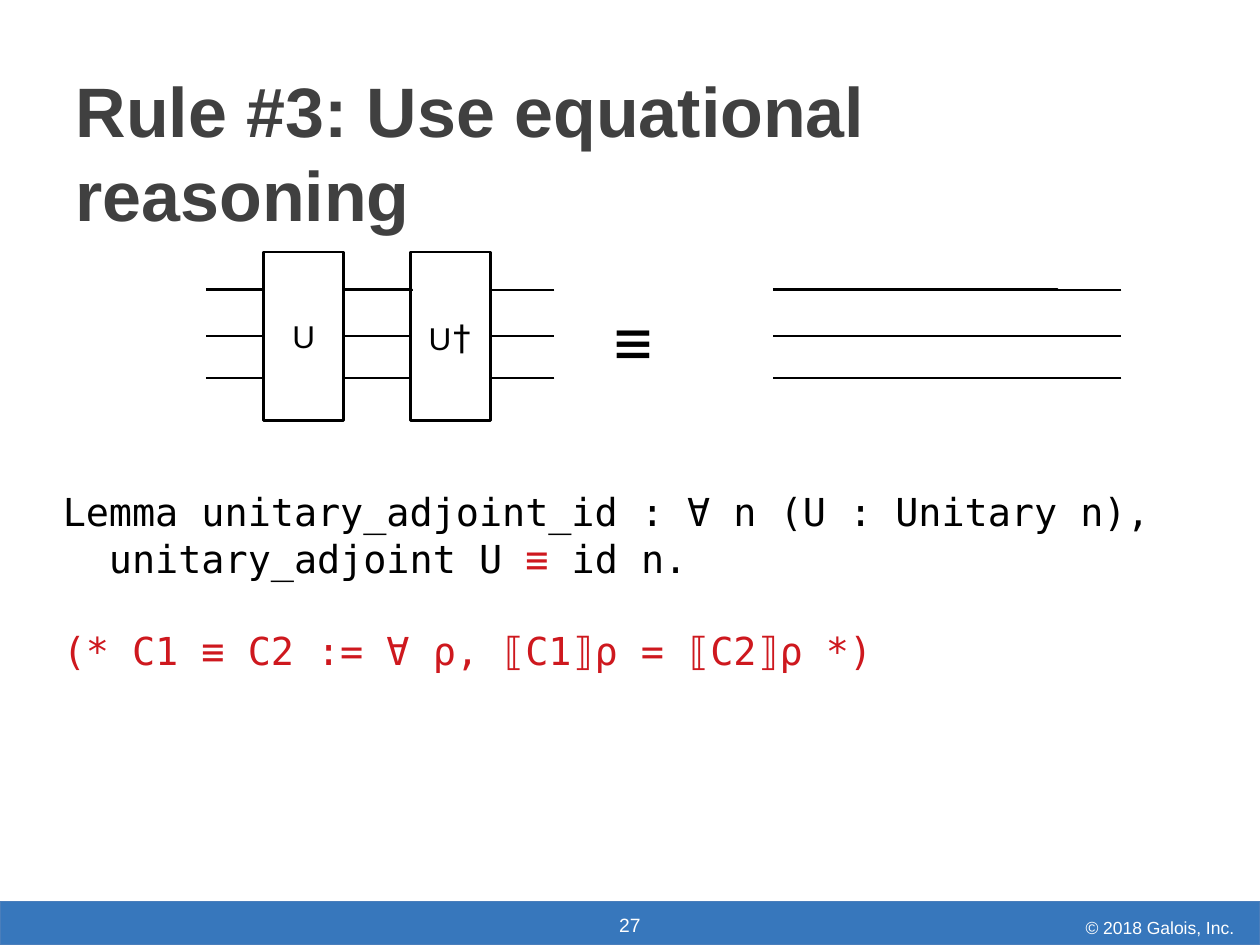
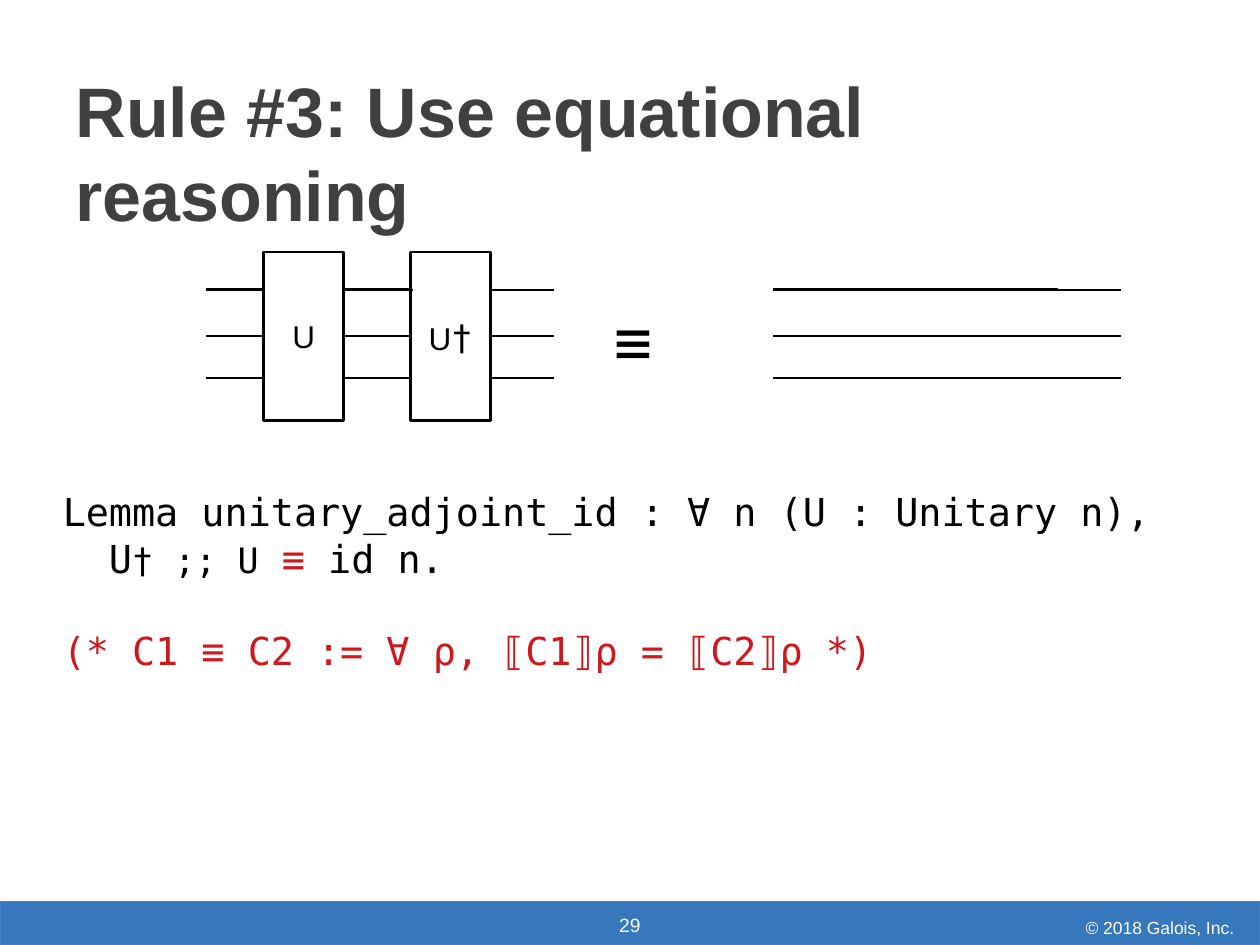
Before and after one commit to jpaykin/jpaykin.github.io, a slide deck: slide 29 of talks/PNNL.odp (slide 27 before the commit). Drawn at 1260x945 pixels with LibreOffice and Linux fonts; fonts in the diff are those of the drawing; background and template pictures are left out. Boxes give left, top, right and bottom in pixels: in the first picture for what was removed or moved away, otherwise in the second. Text is boxed around its words. In the diff, an @@ line names an element or a change of style, - is before the commit and + after.

```diff
--- a/talks/PNNL.odp
+++ b/talks/PNNL.odp
@@ text at [109, 543, 444, 574]: text changed @@
-unitary_adjoint U ≡ id n.
+U† ;; U ≡ id n.
@@ page number at [619, 918, 640, 932]: text changed @@
-27
+29
```
Also in this commit, not shown: 17 other slides changed, 3 slides added, 1 slide removed.
